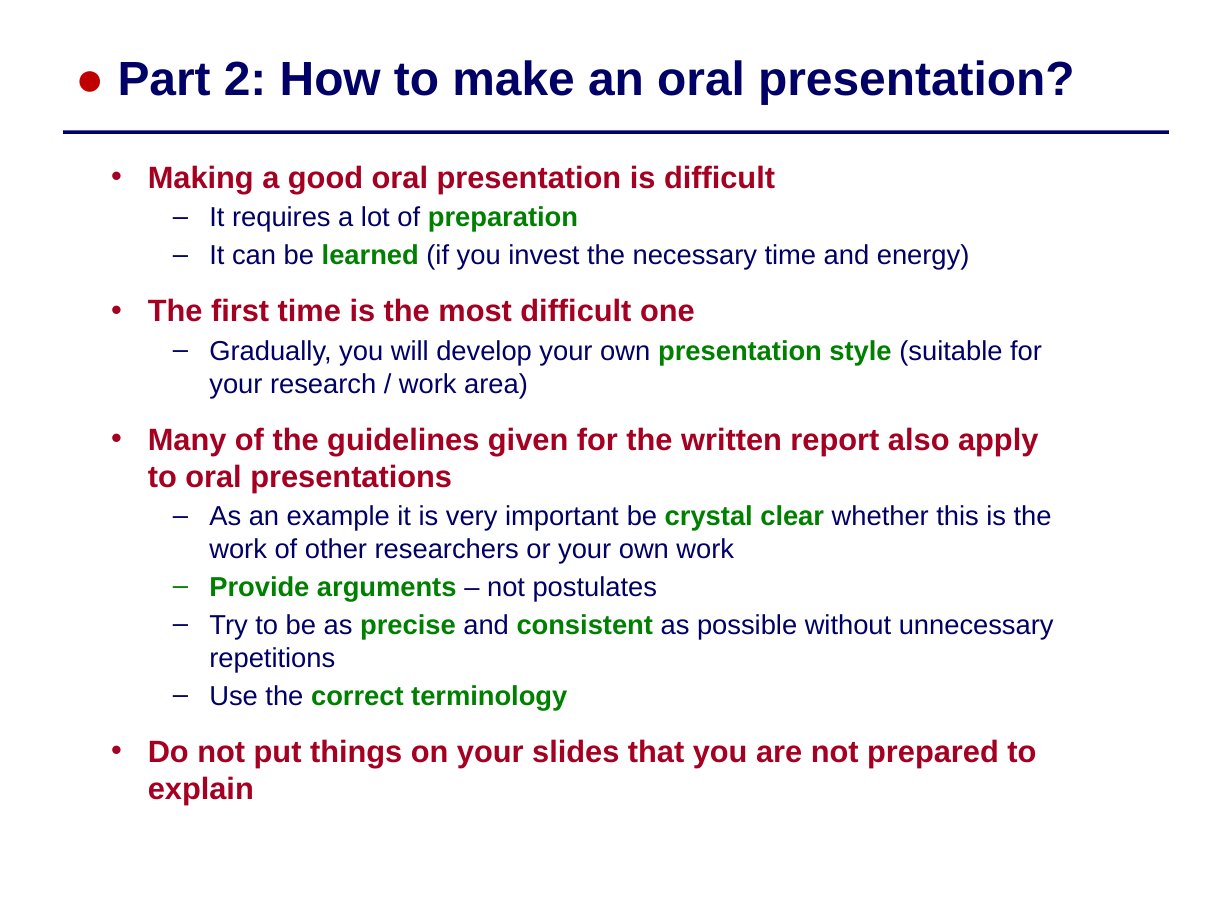
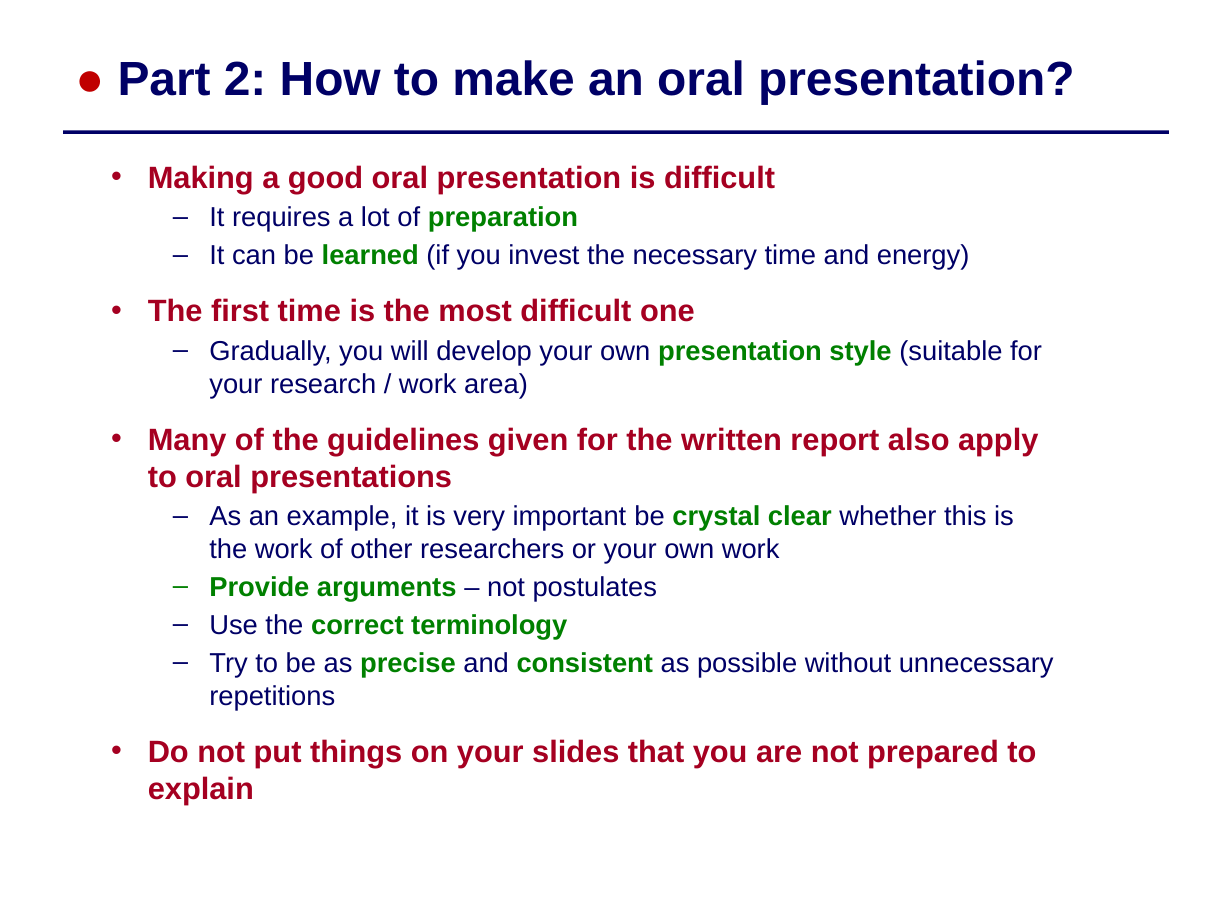
Before and after one commit to IntProgAU/Materiale, a slide deck: slide 29 of web/b25/2 Academic Writing and Oral Presentation.pptx. Drawn at 1232x924 pixels with LibreOffice and Linux fonts; fonts in the diff are those of the drawing. Boxes give left, top, right and bottom in pixels: in the first picture for what was removed or moved away, otherwise in the second. Text is boxed around its words. In the diff, an @@ line names an element or a change of style, - is before the commit and + after.

```diff
--- a/web/b25/2 Academic Writing and Oral Presentation.pptx
+++ b/web/b25/2 Academic Writing and Oral Presentation.pptx
@@ text at [209, 505, 1014, 564]: text changed @@
-  – As an example it is very important be crystal clear whether this is the work of other researchers or your own work
+  – As an example, it is very important be crystal clear whether this is the work of other researchers or your own work
@@ text at [209, 614, 567, 640]: paragraph added @@
+  – Use the correct terminology
@@ text at [209, 685, 567, 711]: paragraph removed @@
-  – Use the correct terminology
```
Also in this commit, not shown: 11 other slides changed.
